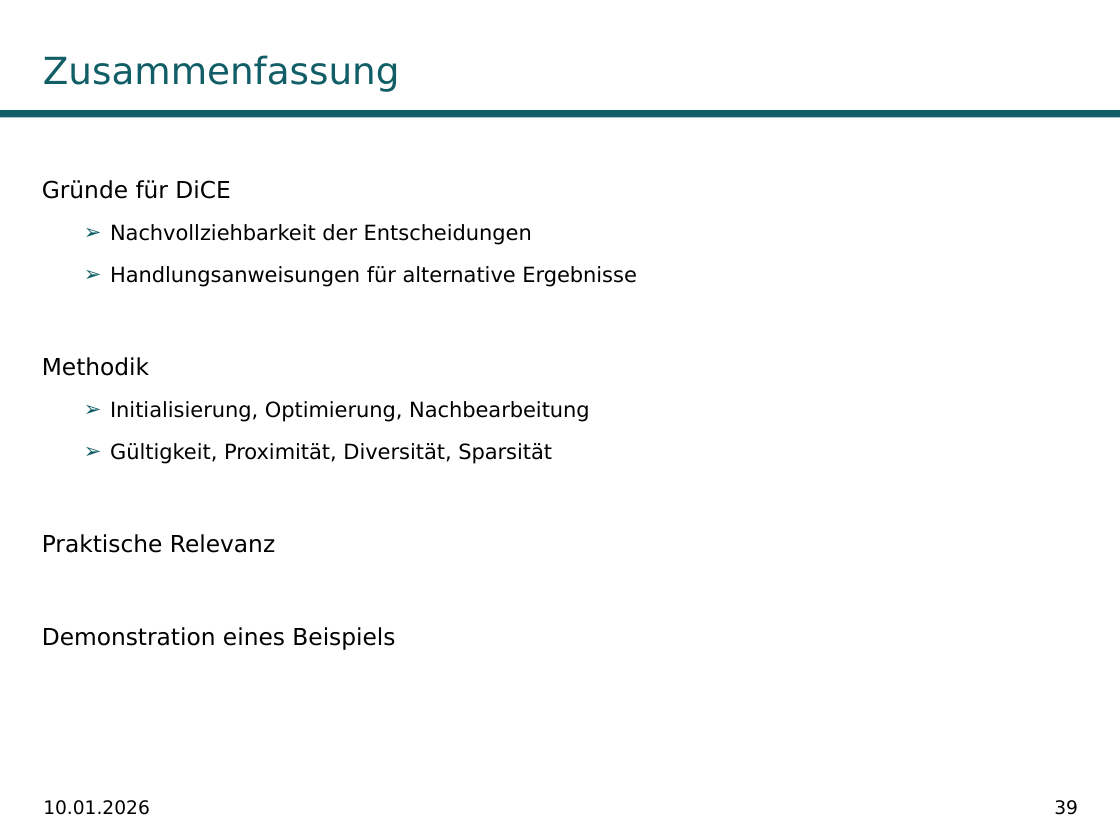
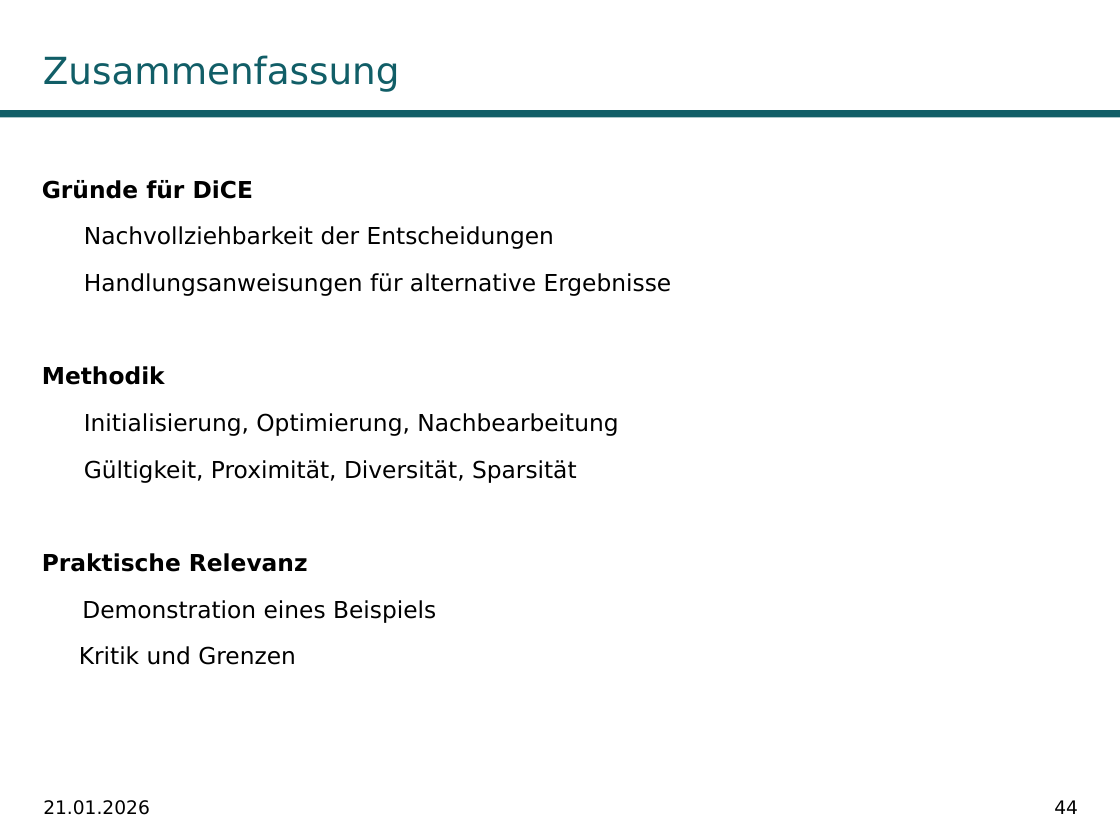
Before and after one commit to fabiw98/Seminar_DICE, a slide deck: slide 44 of Präsentation/DiCE_PowerPoint.potx (slide 39 before the commit). Drawn at 1120x840 pixels with LibreOffice and Linux fonts; fonts in the diff are those of the drawing; background and template pictures are left out. Boxes give left, top, right and bottom in pixels: in the first picture for what was removed or moved away, otherwise in the second. Text is boxed around its words. In the diff, an @@ line names an element or a change of style, - is before the commit and + after.

```diff
--- a/Präsentation/DiCE_PowerPoint.potx
+++ b/Präsentation/DiCE_PowerPoint.potx
@@ text at <box>42,180,672,572</box>: bold on in "Gründe für DiCE", "Methodik", "Praktische Relevanz"; size 13.5 to 15 pt in "Nachvollziehbarkeit der Entscheidungen", "Handlungsanweisungen für alternative Ergebnisse", "Initialisierung, Optimierung, Nachbearbeitung", "Gültigkeit, Proximität, Diversität, Sparsität"; bullet ➢ to none @@
@@ text at <box>79,646,296,665</box>: paragraph added @@
+Kritik und Grenzen
@@ text at <box>43,800,150,815</box>: text changed @@
-10.01.2026
+21.01.2026
@@ page number at <box>1054,800,1078,814</box>: text changed @@
-39
+44
```
Also in this commit, not shown: 30 other slides changed, 8 slides added, 3 slides removed, 18 other files.
